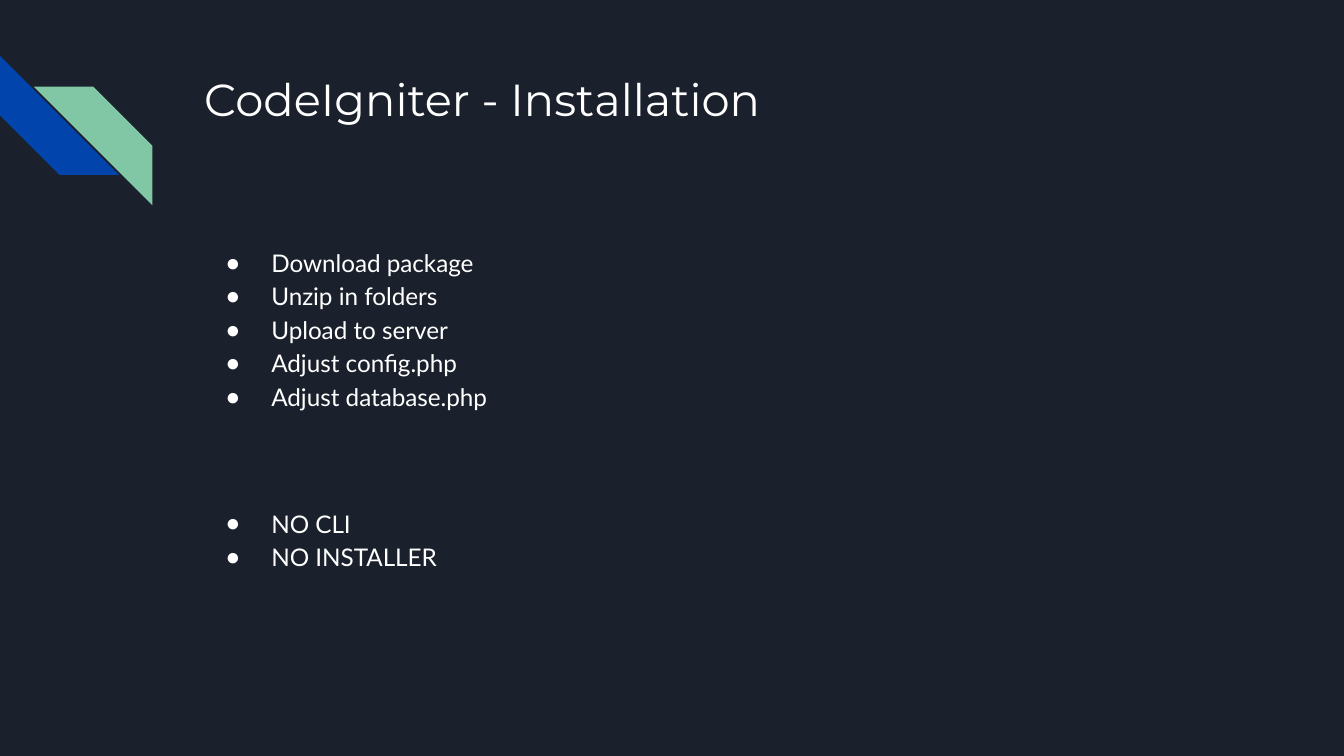
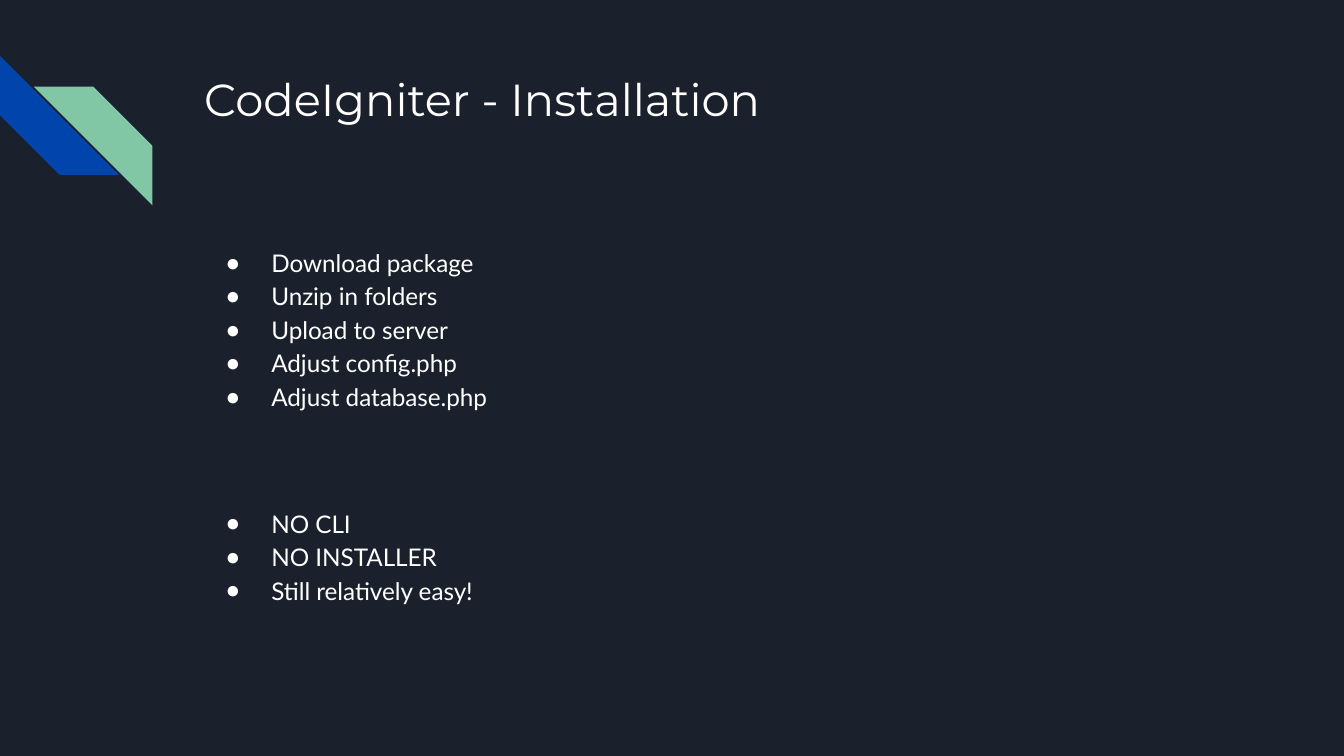
Before and after one commit to Tymodk/Comparative-Study, a slide deck: slide 4 of Laravel vs CodeIgniter.pptx. Drawn at 1344x756 pixels with LibreOffice and Linux fonts; fonts in the diff are those of the drawing. Boxes give left, top, right and bottom in pixels: in the first picture for what was removed or moved away, otherwise in the second. Text is boxed around its words. In the diff, an @@ line names an element or a change of style, - is before the commit and + after.

```diff
--- a/Laravel vs CodeIgniter.pptx
+++ b/Laravel vs CodeIgniter.pptx
@@ text at box(271, 582, 473, 604): paragraph added @@
+● Still relatively easy!
```
Also in this commit, not shown: 3 other slides changed, 4 slides added, 3 other files.
